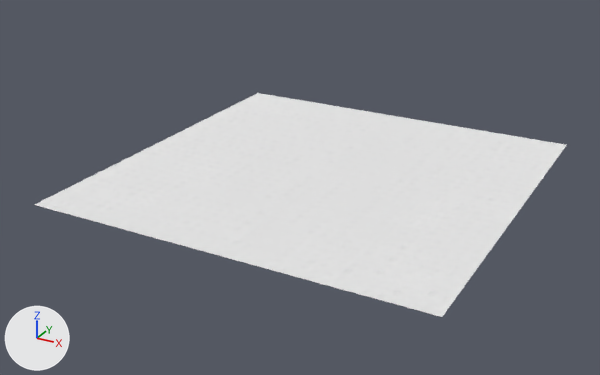
A saved change to the Blender file sources/effects/MotionBlur.blend.
One viewpoint serves both versions: a 50 mm lens placed at (14.3, -27.9, 13.1), pointed at (-0.5, -1.0, -0.4). Every picture has the same lights, and +X, +Y and +Z are marked at lower left.
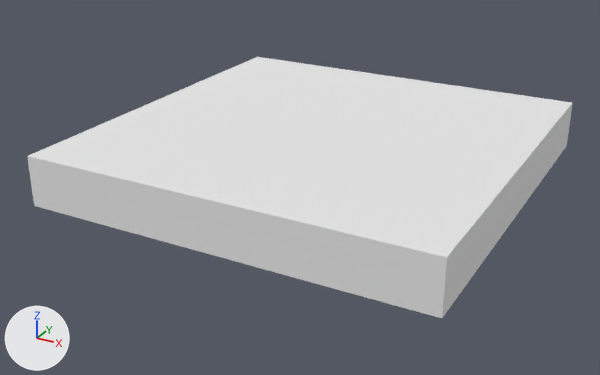
Commit message: Mouse wheel affect motion blur.

Changed parts and their boxes (x1, y1, x2, y2) in the pictures (600 x 375 px):
'Plane', reshaped, moved (16% taller): before (34, 93, 566, 317); after (27, 57, 573, 318)

Patch to the scene script:
```diff
--- a/sources/effects/MotionBlur.blend.py
+++ b/sources/effects/MotionBlur.blend.py
@@ me_plane @@
 # used by ob_plane; location = (0.0, 0.0, 0.0)
-me_plane.from_pydata(...)  # 10404 vertices, 10201 faces; spans x -8.0..8.0, y -8.0..8.0, z 0.0..0.1
+me_plane.from_pydata(...)  # 8 vertices, 6 faces; spans x -8.0..8.0, y -8.0..8.0, z -1.0..1.0
+# me_plane part 1: 10404 vertices removed from x -8.0..8.0, y -8.0..8.0, z 0.0..0.1; 8 vertices added at x -8.0..8.0, y -8.0..8.0, z -1.0..1.0, forming a box
 me_plane.materials.append(mat_material)
@@ ob_plane @@
 ob_plane = bpy.data.objects.new('Plane', me_plane)
-ob_plane.location = (0.0, 0.0, 0.0)
+ob_plane.location = (0.0, 0.0, 1.0)
```
